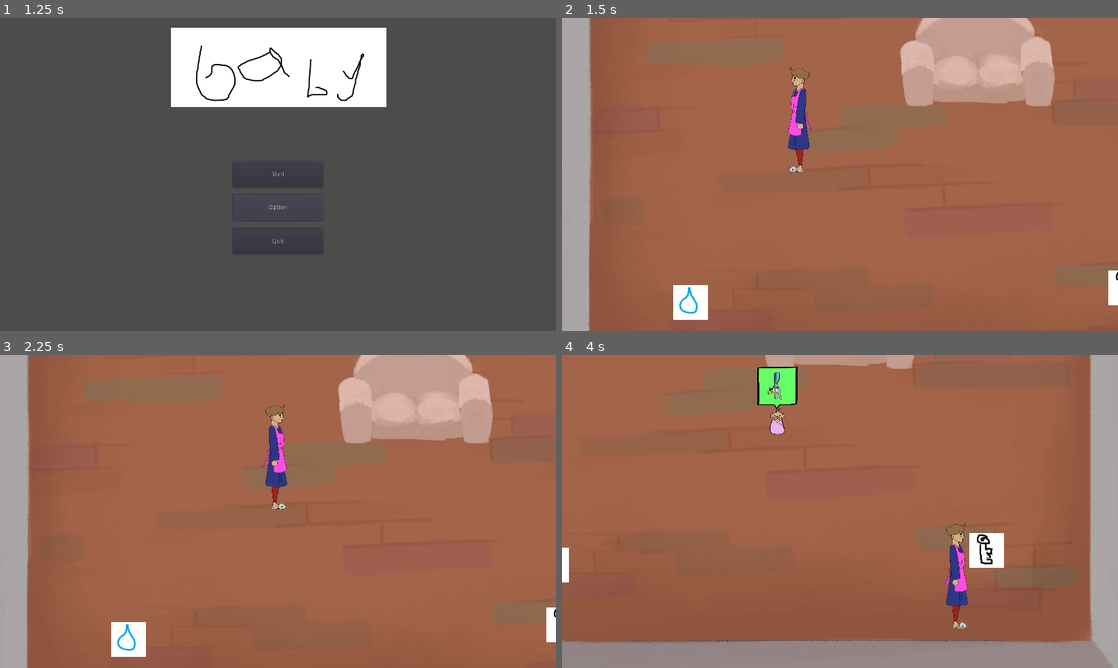
Above: before the commit, frames 1-4 (two rows, left to right).
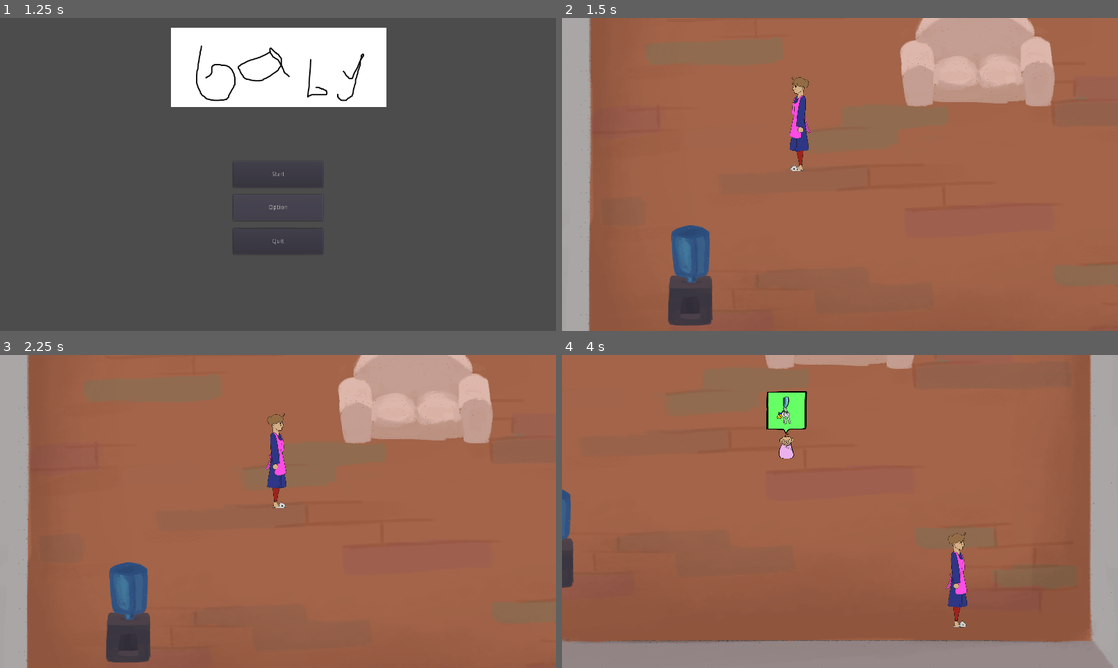
Above: after the commit, the same moments.

Repository: okay-cam/raising_kids
Game: Godot game, scene res://src/start_menu.tscn
Same seed, same stepped clock (60 frames per second), same inputs: the game is played once before the commit and once after it.
Inputs (mouse positions are in pixels of both pictures, inside the frame that each line leads up to):
- Up to frame 1 (1.25 s): click "Option" at 0.5 s
- Up to frame 2 (1.5 s): click "Start" at 1.25 s
- Up to frame 3 (2.25 s): tap Enter at 2 s; move the mouse to (400, 495) at 2.02 s; hold D (right) from 2.03 s (still down); hold E (pickup) from 2.03 s (still down)
- Up to frame 4 (4 s): move the mouse to (728, 527) at 2.77 s; release D (right) at 2.78 s; release E (pickup) at 2.78 s; hold S (down) 2.78-3.53 s; click (728, 527) at 2.85 s; tap E (pickup) at 3.05 s; move the mouse to (895, 442) at 3.52 s; hold D (right) from 3.53 s (still down); hold E (pickup) from 3.53 s (still down)

Frame 1 is identical in both runs. In frame 2, 2.9% of the frame differs, in the area x 19-100%, y 15-99%; in frame 3, 2.9%; in frame 4, 3.3%, in the area x 0-80%, y 3-88%.

Commit message:
random fixes
menu button fixes, menu layout changes, balancing, fonts, yea

Diff:
--- a/src/Child.gd
+++ b/src/Child.gd
@@ -41,10 +41,10 @@
 
 # REQUESTS
 
-# time between requests !!unused atm
-const CHILL_TIME := 3.0
+# time between requests
+const CHILL_TIME := 3.5
 # time to complete request
-const SERVE_TIME := 22.0
+const SERVE_TIME := 27.5
 
 # number of requests until aging (except adult)
 const TOTAL_REQUESTS := 2
@@ -99,8 +99,6 @@
 	speed_goal = get_speed(NORMAL)
 
 func _physics_process(delta):
-
-	print(state)
 
 	var velocity : Vector2 = direction * speed
 
--- a/src/ChildSpawner.tscn
+++ b/src/ChildSpawner.tscn
@@ -23,7 +23,8 @@
 ChildResource = ExtResource( 4 )
 
 [node name="Sprite" type="AnimatedSprite" parent="."]
-scale = Vector2( 0.5, 1 )
+position = Vector2( 0, -24 )
+scale = Vector2( 0.5, 1.3 )
 frames = SubResource( 1 )
 animation = "closed"
 
--- a/src/ItemBox.gd
+++ b/src/ItemBox.gd
@@ -3,14 +3,9 @@
 
 
 
-const HIGHLIGHT_AMOUNT = 1.8
+const HIGHLIGHT_AMOUNT = 1.5
 
 export var item := 2
-
-
-func _ready():
-	$Sprite.frame = item
-
 
 # called from player when getting close or far
 func highlight():
--- a/src/ItemBox.tscn
+++ b/src/ItemBox.tscn
@@ -1,30 +1,14 @@
-[gd_scene load_steps=8 format=2]
+[gd_scene load_steps=3 format=2]
 
 [ext_resource path="res://src/ItemBox.gd" type="Script" id=1]
-[ext_resource path="res://assets/placeholder/food_icon.png" type="Texture" id=2]
-[ext_resource path="res://assets/placeholder/nothing.png" type="Texture" id=3]
-[ext_resource path="res://assets/placeholder/water_icon.png" type="Texture" id=4]
-[ext_resource path="res://assets/placeholder/keys_icon.png" type="Texture" id=5]
 
 [sub_resource type="RectangleShape2D" id=1]
 extents = Vector2( 37.5, 37.5 )
-
-[sub_resource type="SpriteFrames" id=2]
-animations = [ {
-"frames": [ ExtResource( 3 ), ExtResource( 4 ), ExtResource( 2 ), ExtResource( 5 ) ],
-"loop": false,
-"name": "Boxes",
-"speed": 0.0
-} ]
 
 [node name="ItemBox" type="StaticBody2D" groups=["ItemBox"]]
 collision_layer = 6
 script = ExtResource( 1 )
 
 [node name="Collision" type="CollisionShape2D" parent="."]
+z_index = 5
 shape = SubResource( 1 )
-
-[node name="Sprite" type="AnimatedSprite" parent="."]
-frames = SubResource( 2 )
-animation = "Boxes"
-frame = 2
--- a/src/Level.gd
+++ b/src/Level.gd
@@ -12,9 +12,18 @@
 
 var spawned_children = 0
 
+enum SCREEN {
+	HELP
+	GAMEPLAY,
+	PAUSE,
+	END
+}
+
+var screen = SCREEN.GAMEPLAY
 
 
 func _ready():
+	randomize()
 	start()
 
 func start():
@@ -31,10 +40,16 @@
 func child_success():
 	successful_children += 1
 
-	# !! game win if 5
+func child_death():
+	dead_children += 1
 
-func child_death():
-	successful_children += 1
+func check_game_over():
+	if dead_children + successful_children >= CHILD_GOAL:
+		screen = SCREEN.END
 
-	# !! add game loss
-	pass
+
+
+
+func _input(event):
+	if event.is_action_pressed("pause") and (screen == SCREEN.GAMEPLAY or screen == SCREEN.PAUSE):
+		$PauseMenu.toggle_pause()
--- a/src/Level.tscn
+++ b/src/Level.tscn
@@ -10,6 +10,8 @@
 [ext_resource path="res://assets/music/nursery_gameplay_loop.wav" type="AudioStream" id=8]
 [ext_resource path="res://assets/environment/floore.png" type="Texture" id=9]
 [ext_resource path="res://src/Couch.tscn" type="PackedScene" id=10]
+[ext_resource path="res://assets/items/keyes_racc.png" type="Texture" id=11]
+[ext_resource path="res://assets/items/wa'uh_coo'lah.png" type="Texture" id=12]
 
 [node name="Level" type="Node2D" groups=["Reset"]]
 position = Vector2( 0, 1 )
@@ -32,31 +34,34 @@
 current = true
 zoom = Vector2( 0.8, 0.8 )
 limit_left = -640
-limit_top = -480
+limit_top = -520
 limit_right = 640
 limit_bottom = 480
 script = ExtResource( 6 )
 
-[node name="ItemBox" parent="YSort" instance=ExtResource( 2 )]
+[node name="Water1" parent="YSort" instance=ExtResource( 2 )]
 position = Vector2( -403, 290 )
 item = 1
+
+[node name="Sprite" type="Sprite" parent="YSort/Water1"]
+position = Vector2( 0, -51 )
+scale = Vector2( 0.5, 0.5 )
+texture = ExtResource( 12 )
 
 [node name="ItemBox2" parent="YSort" instance=ExtResource( 2 )]
 position = Vector2( -489, -271 )
 
-[node name="ItemBox3" parent="YSort" instance=ExtResource( 2 )]
-position = Vector2( 535, -281 )
+[node name="Keys3" parent="YSort" instance=ExtResource( 2 )]
+position = Vector2( 433, -420 )
 item = 3
+
+[node name="Sprite" type="Sprite" parent="YSort/Keys3"]
+scale = Vector2( 0.5, 0.4 )
+texture = ExtResource( 11 )
 
 [node name="ItemBox4" parent="YSort" instance=ExtResource( 2 )]
 position = Vector2( 398, 263 )
 item = 4
-
-[node name="Wall" parent="." instance=ExtResource( 3 )]
-position = Vector2( 0, -476 )
-z_index = -99
-z_as_relative = false
-polygon = PoolVector2Array( -800, -100, 800, -100, 800, 100, -800, 100 )
 
 [node name="Wall2" parent="." instance=ExtResource( 3 )]
 position = Vector2( 0, 531 )
@@ -76,11 +81,18 @@
 z_as_relative = false
 polygon = PoolVector2Array( -100, -1000, 100, -1000, 100, 1000, -100, 1000 )
 
+[node name="Wall" parent="." instance=ExtResource( 3 )]
+position = Vector2( 0, -476 )
+z_index = -99
+z_as_relative = false
+color = Color( 0.815686, 0.756863, 0.756863, 1 )
+polygon = PoolVector2Array( -800, -200, 401, -208, 800, -200, 800, 100, 200, 99, -800, 100 )
+
 [node name="ChildSpawner" parent="." instance=ExtResource( 4 )]
 position = Vector2( -133, -445 )
 
 [node name="ChildSpawnTimer" type="Timer" parent="."]
-wait_time = 15.0
+wait_time = 16.0
 one_shot = true
 autostart = true
 
--- a/src/Player.gd
+++ b/src/Player.gd
@@ -28,7 +28,7 @@
 	velocity = move_and_slide(velocity + knockback_velocity)
 
 	# HOLD ITEM
-	if Input.is_action_just_pressed("pickup") and item_in_range != 0:
+	if Input.is_action_pressed("pickup") and item_in_range != 0:
 		hold_item(item_in_range)
 
 	# SHOOT ITEM
--- a/src/Player.tscn
+++ b/src/Player.tscn
@@ -36,8 +36,8 @@
 polygon = PoolVector2Array( -28, -64, -1, -81, 28, -64, 9, 0, -9, 0 )
 
 [node name="Sprite" type="AnimatedSprite" parent="."]
-position = Vector2( -1, -103 )
-scale = Vector2( 0.2, 0.2 )
+position = Vector2( 0, -95 )
+scale = Vector2( 0.18, 0.18 )
 frames = SubResource( 3 )
 animation = "Idle"
 
--- a/src/pause_menu.gd
+++ b/src/pause_menu.gd
@@ -1,19 +1,20 @@
 extends CanvasLayer
 
-export var MainGameScene : PackedScene
-export var MenuGameScene : PackedScene
-export var PauseGameScene : PackedScene
+#export var MainGameScene : PackedScene
+#export var MenuGameScene : PackedScene
+
+const Game = "res://src/Level.tscn"
+const MainMenu = "res://src/start_menu.tscn"
 
 var pause_state := false
 
-var loss := false
+func _ready():
+	pause_state = false
+	hide()
 
-var win := false
-
-func _input(event):
-	if event.is_action_pressed("pause"):
-		pause_state = !pause_state
-		update_pause_screen()
+func toggle_pause():
+	pause_state = !pause_state
+	update_pause_screen()
 
 func update_pause_screen():
 	if pause_state:
@@ -32,4 +33,9 @@
 	get_tree().quit()
 
 func _on_Menu_buton_button_up():
-	get_tree().change_scene(MenuGameScene.resource_path)
+	get_tree().change_scene(MainMenu)
+
+func _on_Restart_button_pressed():
+	toggle_pause()
+	get_tree().reload_current_scene()
+#	get_tree().changes_scene(MainGameScene.resource_path)
--- a/src/pause_menu.tscn
+++ b/src/pause_menu.tscn
@@ -1,12 +1,12 @@
-[gd_scene load_steps=3 format=2]
+[gd_scene load_steps=4 format=2]
 
 [ext_resource path="res://src/pause_menu.gd" type="Script" id=1]
+[ext_resource path="res://src/theme.tres" type="Theme" id=2]
 
 [sub_resource type="Theme" id=1]
 
 [node name="PauseMenu" type="CanvasLayer"]
 pause_mode = 2
-visible = false
 script = ExtResource( 1 )
 
 [node name="Control" type="Control" parent="."]
@@ -18,73 +18,94 @@
 anchor_bottom = 1.0
 color = Color( 0, 0, 0, 0.470588 )
 
-[node name="Resume_buton" type="Button" parent="Control"]
+[node name="VBox" type="VBoxContainer" parent="Control"]
 anchor_left = 0.5
 anchor_top = 0.5
 anchor_right = 0.5
 anchor_bottom = 0.5
-margin_left = -103.5
-margin_top = -91.0
-margin_right = 103.5
-margin_bottom = -31.0
+margin_left = -42.0
+margin_top = -46.0
+margin_right = 42.0
+margin_bottom = 46.0
+grow_horizontal = 2
+grow_vertical = 2
+rect_min_size = Vector2( 400, 600 )
+custom_constants/separation = 20
+alignment = 1
+
+[node name="Paused" type="Label" parent="Control/VBox"]
+margin_top = 141.0
+margin_right = 400.0
+margin_bottom = 219.0
+theme = ExtResource( 2 )
+text = "Paused"
+align = 1
+valign = 1
+
+[node name="Resume_buton" type="Button" parent="Control/VBox"]
+margin_left = 75.0
+margin_top = 239.0
+margin_right = 325.0
+margin_bottom = 279.0
+rect_min_size = Vector2( 250, 40 )
+size_flags_horizontal = 4
 theme = SubResource( 1 )
 text = "Resume"
 __meta__ = {
 "_editor_description_": ""
 }
 
-[node name="Option_button" type="Button" parent="Control"]
-anchor_left = 0.5
-anchor_top = 0.5
-anchor_right = 0.5
-anchor_bottom = 0.5
-margin_left = -103.5
-margin_top = -15.0
-margin_right = 103.5
-margin_bottom = 45.0
+[node name="Restart_button" type="Button" parent="Control/VBox"]
+margin_left = 75.0
+margin_top = 299.0
+margin_right = 325.0
+margin_bottom = 339.0
+rect_min_size = Vector2( 250, 40 )
+size_flags_horizontal = 4
+text = "Restart"
+__meta__ = {
+"_editor_description_": ""
+}
+
+[node name="Option_button" type="Button" parent="Control/VBox"]
+visible = false
+margin_left = 75.0
+margin_top = 299.0
+margin_right = 325.0
+margin_bottom = 339.0
+rect_min_size = Vector2( 250, 40 )
+size_flags_horizontal = 4
 text = "Option"
 __meta__ = {
 "_editor_description_": ""
 }
 
-[node name="Menu_buton" type="Button" parent="Control"]
-anchor_left = 0.5
-anchor_top = 0.5
-anchor_right = 0.5
-anchor_bottom = 0.5
-margin_left = -103.5
-margin_top = 63.0
-margin_right = 103.5
-margin_bottom = 123.0
+[node name="Menu_buton" type="Button" parent="Control/VBox"]
+margin_left = 75.0
+margin_top = 359.0
+margin_right = 325.0
+margin_bottom = 399.0
+rect_min_size = Vector2( 250, 40 )
+size_flags_horizontal = 4
 text = "Main menu"
 __meta__ = {
 "_editor_description_": ""
 }
 
-[node name="Quit_buton" type="Button" parent="Control"]
-anchor_left = 0.5
-anchor_top = 0.5
-anchor_right = 0.5
-anchor_bottom = 0.5
-margin_left = -103.5
-margin_top = 144.0
-margin_right = 103.5
-margin_bottom = 204.0
+[node name="Quit_buton" type="Button" parent="Control/VBox"]
+margin_left = 75.0
+margin_top = 419.0
+margin_right = 325.0
+margin_bottom = 459.0
+rect_min_size = Vector2( 250, 40 )
+size_flags_horizontal = 4
 text = "Quit"
 __meta__ = {
 "_editor_description_": ""
 }
 
-[node name="TextEdit" type="TextEdit" parent="Control"]
-anchor_left = 0.5
-anchor_right = 0.5
-margin_left = -229.0
-margin_top = 94.0
-margin_right = 183.0
-margin_bottom = 161.0
-text = "Pause menu"
-
-[connection signal="button_up" from="Control/Resume_buton" to="." method="_on_Resume_buton_button_up"]
-[connection signal="pressed" from="Control/Option_button" to="." method="_on_Option_button_pressed"]
-[connection signal="button_up" from="Control/Menu_buton" to="." method="_on_Menu_buton_button_up"]
-[connection signal="button_up" from="Control/Quit_buton" to="." method="_on_Quit_buton_button_up"]
+[connection signal="button_up" from="Control/VBox/Resume_buton" to="." method="_on_Resume_buton_button_up"]
+[connection signal="pressed" from="Control/VBox/Restart_button" to="." method="_on_Restart_button_pressed"]
+[connection signal="pressed" from="Control/VBox/Option_button" to="." method="_on_Option_button_pressed"]
+[connection signal="button_up" from="Control/VBox/Menu_buton" to="." method="_on_Menu_buton_button_up"]
+[connection signal="button_up" from="Control/VBox/Quit_buton" to="." method="_on_Quit_buton_button_up"]
--- a/src/start_menu.gd
+++ b/src/start_menu.gd
@@ -1,10 +1,12 @@
 extends CanvasLayer
 
-export var MainGameScene : PackedScene
-export var OptionGameScene : PackedScene
+#export var MainGameScene : PackedScene
+#export var OptionGameScene : PackedScene
+
+const MainGame = "res://src/Level.tscn"
 
 func _on_Start_Button_button_up():
-	get_tree().change_scene(MainGameScene.resource_path)
+	get_tree().change_scene(MainGame)
 
 
 func _on_Quit_buton_button_up():
--- a/src/start_menu.tscn
+++ b/src/start_menu.tscn
@@ -1,7 +1,6 @@
-[gd_scene load_steps=6 format=2]
+[gd_scene load_steps=5 format=2]
 
 [ext_resource path="res://assets/placeholder/baby_title.png" type="Texture" id=1]
-[ext_resource path="res://src/Level.tscn" type="PackedScene" id=2]
 [ext_resource path="res://src/start_menu.gd" type="Script" id=3]
 [ext_resource path="res://assets/music/nursery_menu (1).wav" type="AudioStream" id=4]
 
@@ -9,7 +8,6 @@
 
 [node name="Menu" type="CanvasLayer"]
 script = ExtResource( 3 )
-MainGameScene = ExtResource( 2 )
 
 [node name="Control" type="Control" parent="."]
 anchor_right = 1.0
--- a/src/theme.tres
+++ b/src/theme.tres
@@ -1,8 +1,11 @@
-[gd_resource type="Theme" format=2]
+[gd_resource type="Theme" load_steps=3 format=2]
+
+[ext_resource path="res://assets/fonts/Lato-Bold.ttf" type="DynamicFontData" id=1]
+
+[sub_resource type="DynamicFont" id=1]
+size = 64
+use_filter = true
+font_data = ExtResource( 1 )
 
 [resource]
-ProgressBar/colors/font_color = Color( 0.94, 0.94, 0.94, 1 )
-ProgressBar/colors/font_color_shadow = Color( 0, 0, 0, 1 )
-ProgressBar/fonts/font = null
-ProgressBar/styles/bg = null
-ProgressBar/styles/fg = null
+Label/fonts/font = SubResource( 1 )
Binary file added: assets/fonts/Lato-Bold.ttf
Binary file added: assets/items/keyes_racc.png
Not shown, added: assets/items/keyes_racc.png.import
Binary file added: assets/items/wa'uh_coo'lah.png
Not shown, added: assets/items/wa'uh_coo'lah.png.import
Not shown: 1 places in src/Level.tscn that only renumber resources
